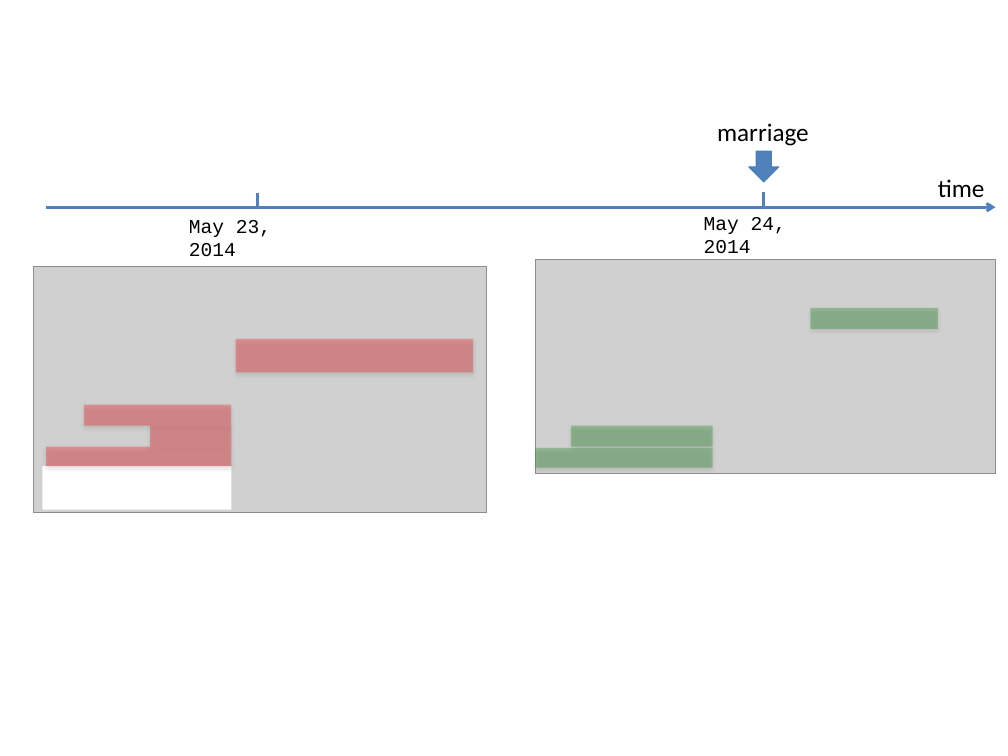
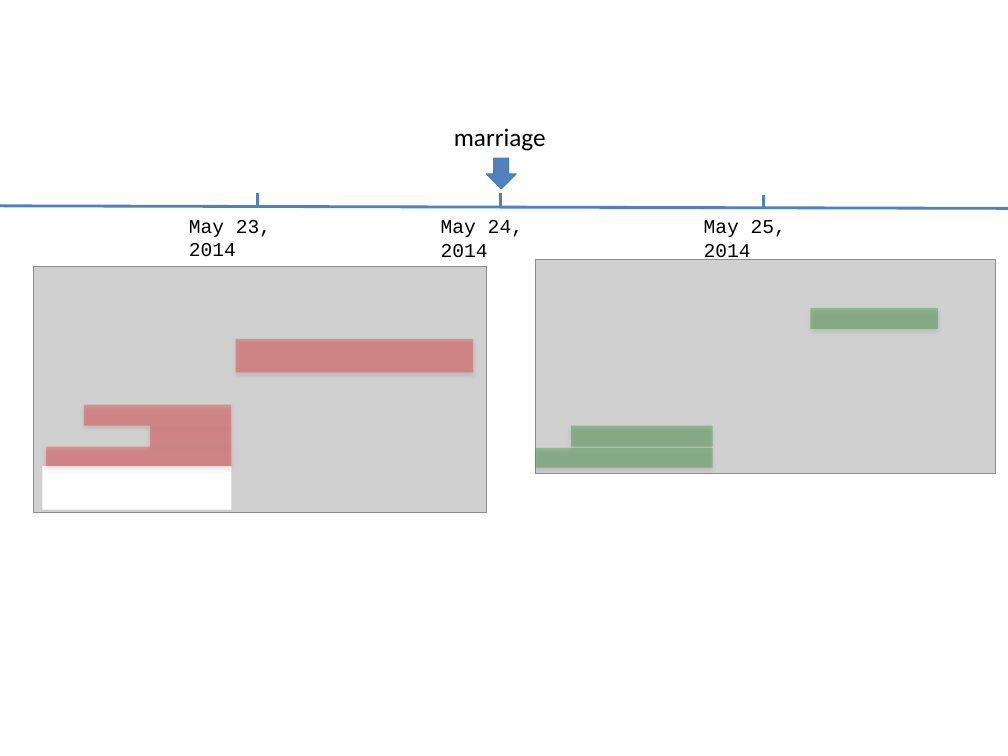
Before and after one commit to derrywijaya/precondition, a slide deck: slide 1 of pictures.pptx. Drawn at 1008x756 pixels with LibreOffice and Linux fonts; fonts in the diff are those of the drawing; grey boxes stand for pictures. Boxes give left, top, right and bottom in pixels: in the first picture for what was removed or moved away, otherwise in the second. Text is boxed around its words. In the diff, an @@ line names an element or a change of style, - is before the commit and + after.

```diff
--- a/pictures.pptx
+++ b/pictures.pptx
@@ 2 texts, 1 down arrow: place and size @@
-2 texts, 1 down arrow at bbox=[704, 123, 809, 260]
+2 texts, 1 down arrow at bbox=[441, 128, 546, 258]
@@ text removed at bbox=[938, 179, 985, 197] @@
-time
@@ arrow moved from (46, 208) - (996, 208) to (0, 206) - (1008, 209) @@
@@ line added from (501, 194) to (501, 208), #4F81BD 2 pt @@
@@ line moved from (764, 192) - (764, 206) to (764, 195) - (764, 209) @@
@@ text added at bbox=[704, 220, 786, 260], 14 pt, text #000000 @@
+May 25, 2014
```
Also in this commit, not shown: 6 other files.
